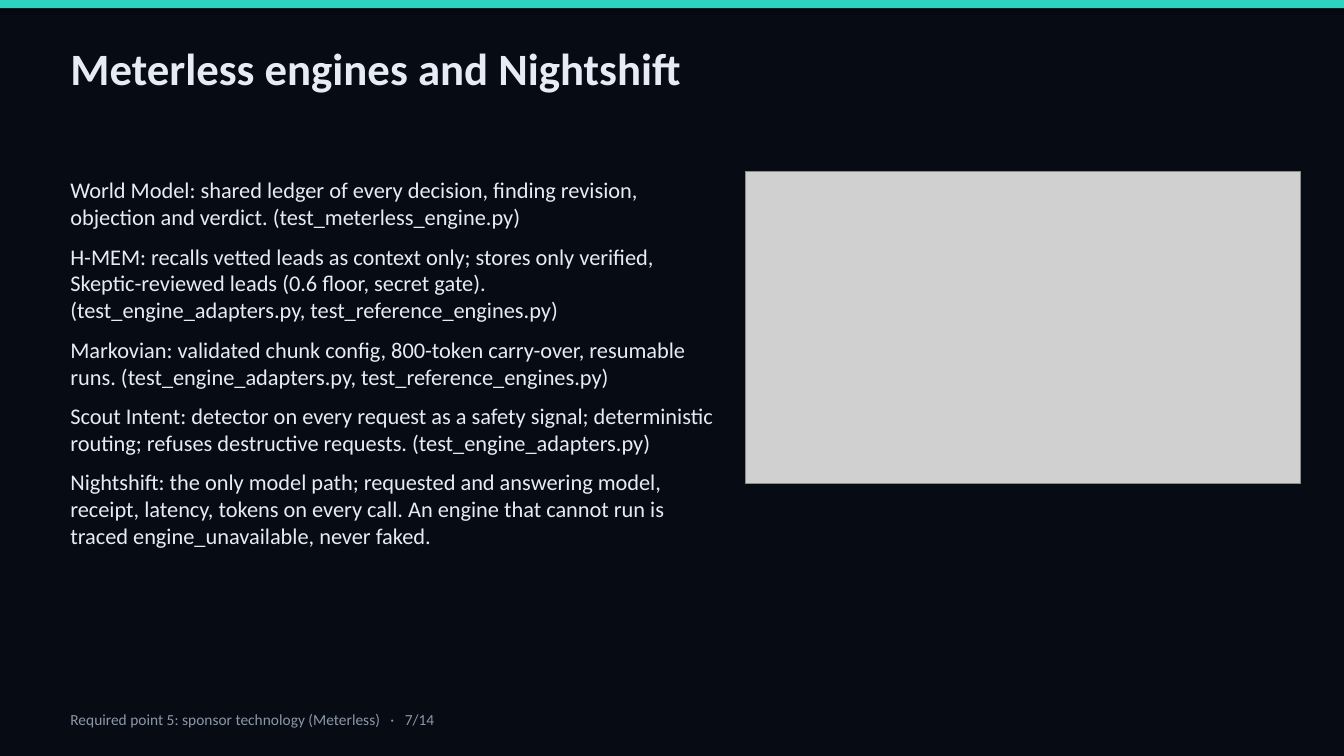
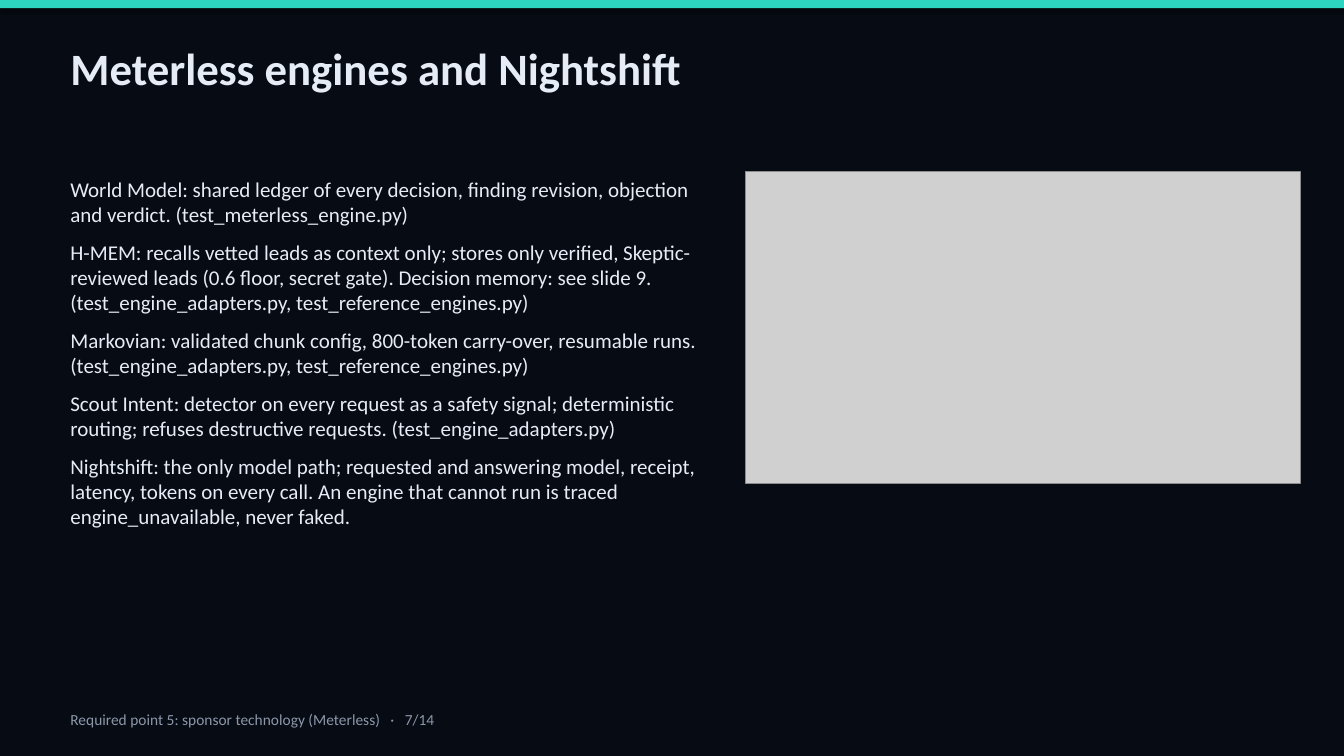
Before and after one commit to Yashasvi-Ranjan/Crime_intelligence, a slide deck: slide 7 of submission/media/AEGIS_Slide_Deck.pptx. Drawn at 1344x756 pixels with LibreOffice and Linux fonts; fonts in the diff are those of the drawing; grey boxes stand for pictures. Boxes give left, top, right and bottom in pixels: in the first picture for what was removed or moved away, otherwise in the second. Text is boxed around its words. In the diff, an @@ line names an element or a change of style, - is before the commit and + after.

```diff
--- a/submission/media/AEGIS_Slide_Deck.pptx
+++ b/submission/media/AEGIS_Slide_Deck.pptx
@@ text at (70, 182, 696, 528): size 16 to 15 pt in "World Model: shared ledger of every decision, ...", "Markovian: validated chunk config, 800-token carry-over, res ...", "Scout Intent: detector on every request as ...", "Nightshift: the only model path; requested and ..." @@
@@ text at (70, 245, 690, 314): text changed; size 16 to 15 pt @@
-H-MEM: recalls vetted leads as context only; stores only verified, Skeptic-reviewed leads (0.6 floor, secret gate). (test_engine_adapters.py, test_reference_engines.py)
+H-MEM: recalls vetted leads as context only; stores only verified, Skeptic-reviewed leads (0.6 floor, secret gate). Decision memory: see slide 9. (test_engine_adapters.py, test_reference_engines.py)
```
Also in this commit, not shown: 5 other slides changed, 1 other file.
